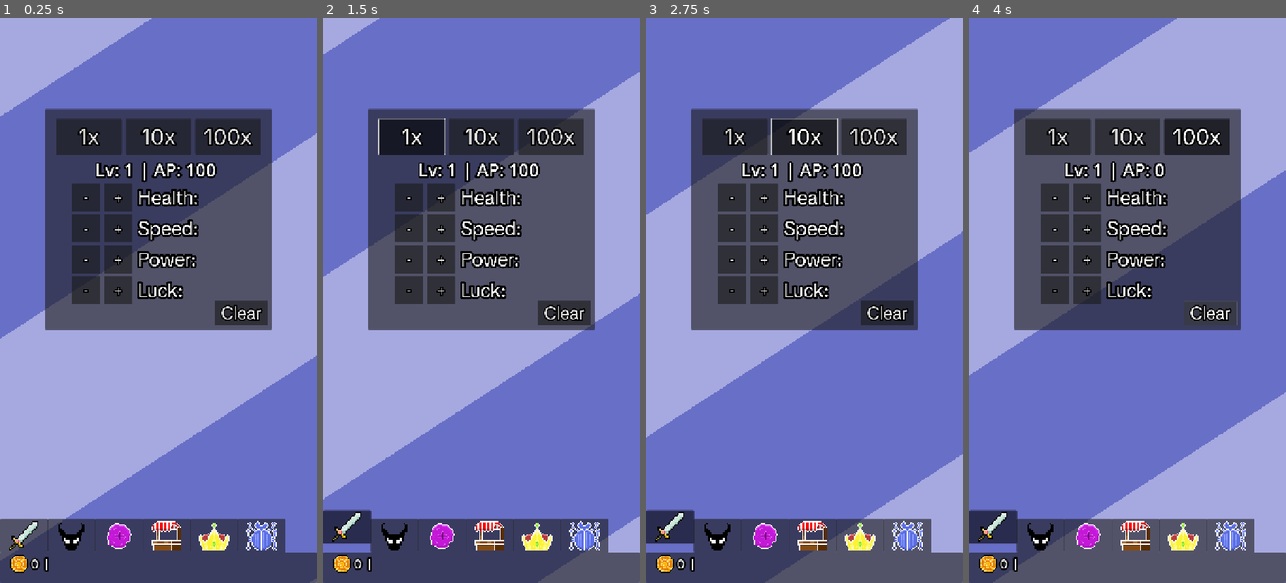
Above: before the commit, frames 1-4 (left to right).
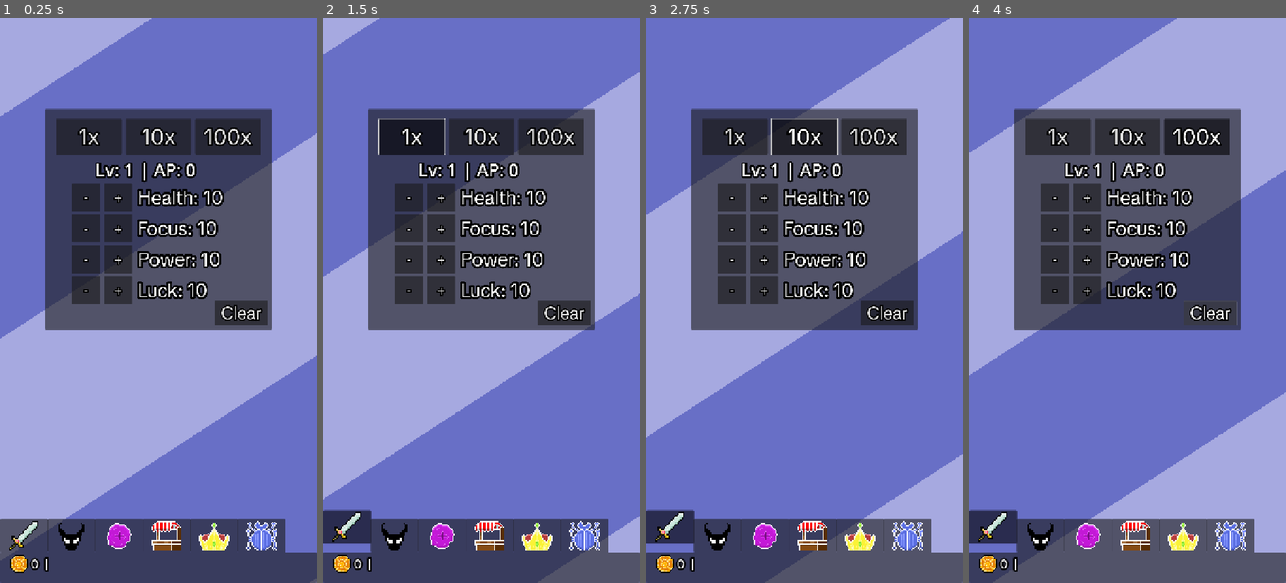
Above: after the commit, the same moments.

Repository: Nano95/project_RUNES
Game: Godot game, scene res://Scenes/Main.tscn
The game is run twice, just before and just after one commit, with the same random seed, the same clock (stepped at 60 frames per second) and the same inputs. The engine's default icon, where the game draws it, is replaced by a stand-in: a white triangle on a blue panel in a dark square.
Inputs (mouse positions are in pixels of both pictures, inside the frame that each line leads up to):
- Up to frame 1 (0.25 s): no input
- Up to frame 2 (1.5 s): click (348, 537) at 0.5 s; click "1x" at 1.25 s
- Up to frame 3 (2.75 s): click "10x" at 2 s
- Up to frame 4 (4 s): click "100x" at 2.75 s; click "Clear" at 3.5 s

The runs differ from the first frame. In frame 1, 1.2% of the frame differs, in the area x 43-71%, y 25-50%; in frame 2, 1.2%; in frame 3, 1.2%; in frame 4, 1.0%.
Error before the commit: Invalid access to property or key 'health' on a base object of type 'Dictionary'. (res://Scripts/StatsContainer.gd:146)

Commit message:
Extra slot blessing works and clean up

Diff:
--- /dev/null
+++ b/Resources/StatsButtonGroup.tres
@@ -0,0 +1,3 @@
+[gd_resource type="ButtonGroup" format=3 uid="uid://co53jn543oyn7"]
+
+[resource]
--- a/Scenes/BattleRuneButton.tscn
+++ b/Scenes/BattleRuneButton.tscn
@@ -21,6 +21,7 @@
 [node name="RuneButton1" type="Button"]
 custom_minimum_size = Vector2(155, 125)
 size_flags_horizontal = 3
+mouse_filter = 1
 icon = ExtResource("1_ss5nf")
 icon_alignment = 1
 expand_icon = true
--- a/Scenes/FightMenu.tscn
+++ b/Scenes/FightMenu.tscn
@@ -98,7 +98,7 @@
 script = ExtResource("1_ipivn")
 monster_grid_container = NodePath("Panel/Family/MarginContainer/GridContainer")
 location_grid_container = NodePath("Panel/Location/MarginContainer/GridContainer")
-rune_grid_container = NodePath("Panel/ChooseRunes/MarginContainer/GridContainer")
+rune_grid_container = NodePath("Panel/ChooseRunes/MarginContainer/ScrollContainer/GridContainer")
 start_button = NodePath("Panel/Fight")
 exit_button = NodePath("Panel/Close")
 my_button = ExtResource("2_0c1bx")
@@ -188,21 +188,23 @@
 
 [node name="MarginContainer" type="MarginContainer" parent="Panel/ChooseRunes"]
 layout_mode = 0
-offset_left = 7.4074364
-offset_top = 127.77771
-offset_right = 1237.4075
-offset_bottom = 697.7777
-theme_override_constants/margin_left = 15
+offset_left = 27.777805
+offset_top = 142.59253
+offset_right = 1218.5186
+offset_bottom = 537.037
 theme_override_constants/margin_top = 10
-theme_override_constants/margin_right = 15
-theme_override_constants/margin_bottom = 10
-
-[node name="GridContainer" type="GridContainer" parent="Panel/ChooseRunes/MarginContainer"]
-custom_minimum_size = Vector2(1200, 550)
+
+[node name="ScrollContainer" type="ScrollContainer" parent="Panel/ChooseRunes/MarginContainer"]
+custom_minimum_size = Vector2(1175, 0)
+layout_mode = 2
+vertical_scroll_mode = 3
+
+[node name="GridContainer" type="GridContainer" parent="Panel/ChooseRunes/MarginContainer/ScrollContainer"]
+custom_minimum_size = Vector2(1175, 372)
 layout_mode = 2
 theme_override_constants/h_separation = 35
 theme_override_constants/v_separation = 0
-columns = 4
+columns = 10
 
 [node name="ToggleMonsterInfo" type="Button" parent="Panel"]
 layout_mode = 0
--- a/Scenes/FightMenuRuneButton.tscn
+++ b/Scenes/FightMenuRuneButton.tscn
@@ -31,6 +31,7 @@
 offset_bottom = 374.0
 size_flags_horizontal = 3
 size_flags_vertical = 3
+mouse_filter = 1
 script = ExtResource("3_00aqc")
 
 [node name="Panel" type="Panel" parent="."]
@@ -38,11 +39,13 @@
 offset_right = 220.0
 offset_bottom = 295.6561
 scale = Vector2(1.25, 1.25)
+mouse_filter = 1
 
 [node name="Panel" type="Panel" parent="Panel"]
 layout_mode = 0
 offset_right = 220.0
 offset_bottom = 220.0
+mouse_filter = 1
 
 [node name="runeIcon" type="TextureRect" parent="Panel/Panel"]
 layout_mode = 1
@@ -60,6 +63,7 @@
 offset_top = 227.0
 offset_right = 220.5
 offset_bottom = 296.0
+mouse_filter = 1
 
 [node name="typeTexture" type="TextureRect" parent="Panel/Panel2"]
 visible = false
@@ -113,3 +117,4 @@
 anchor_bottom = 1.0
 grow_horizontal = 2
 grow_vertical = 2
+mouse_filter = 1
--- a/Scenes/StatsContainer.tscn
+++ b/Scenes/StatsContainer.tscn
@@ -2,7 +2,7 @@
 
 [ext_resource type="FontFile" uid="uid://dkwdv1gjlxyfy" path="res://TikTokSans_24pt-Regular.ttf" id="1_3e3wy"]
 [ext_resource type="Script" uid="uid://d2k3jgvrhrp00" path="res://Scripts/StatsContainer.gd" id="1_qrb63"]
-[ext_resource type="ButtonGroup" uid="uid://br2b15cqpspy" path="res://Resources/StatsButtonQty.tres" id="2_qrb63"]
+[ext_resource type="ButtonGroup" uid="uid://co53jn543oyn7" path="res://Resources/StatsButtonGroup.tres" id="2_qwnji"]
 [ext_resource type="PackedScene" path="res://Scenes/MyLabel.tscn" id="3_qwnji"]
 [ext_resource type="Shader" uid="uid://ckjvhxujvm14n" path="res://Shaders/ArcadeFlash.gdshader" id="4_78253"]
 
@@ -44,7 +44,7 @@
 focus_decrease_btn = NodePath("Panel/Labels/MinusFocus")
 power_decrease_btn = NodePath("Panel/Labels/MinusPower")
 luck_decrease_btn = NodePath("Panel/Labels/MinusLuck")
-button_group = ExtResource("2_qrb63")
+button_group = ExtResource("2_qwnji")
 
 [node name="Panel" type="Panel" parent="."]
 layout_mode = 0
@@ -68,7 +68,7 @@
 theme_override_fonts/font = ExtResource("1_3e3wy")
 theme_override_font_sizes/font_size = 100
 toggle_mode = true
-button_group = ExtResource("2_qrb63")
+button_group = ExtResource("2_qwnji")
 text = "1x"
 
 [node name="statsBtn2" type="Button" parent="Panel"]
@@ -86,7 +86,7 @@
 theme_override_fonts/font = ExtResource("1_3e3wy")
 theme_override_font_sizes/font_size = 100
 toggle_mode = true
-button_group = ExtResource("2_qrb63")
+button_group = ExtResource("2_qwnji")
 text = "10x"
 
 [node name="statsBtn3" type="Button" parent="Panel"]
@@ -104,7 +104,7 @@
 theme_override_fonts/font = ExtResource("1_3e3wy")
 theme_override_font_sizes/font_size = 100
 toggle_mode = true
-button_group = ExtResource("2_qrb63")
+button_group = ExtResource("2_qwnji")
 text = "100x"
 
 [node name="ClearButton" type="Button" parent="Panel"]
--- a/Scripts/DebugPanel.gd
+++ b/Scripts/DebugPanel.gd
@@ -43,10 +43,8 @@
 	#main_node.game_data.total_gold += qty_multiplier # Dont give it to total gold?? Avoids the stat getting inflated.
 
 func qty_button_pressed(toggled) -> void:
-	print("toggled ", toggled)
 	if !toggled: return
 	var button_pressed = button_group.get_pressed_button()
-	print("Name: ", button_pressed.name)
 	match button_pressed.name:
 		btn1000.name:
 			qty_multiplier = 1000
@@ -59,8 +57,6 @@
 		_:
 			qty_multiplier = 1000
 
-	print("-debug multi: ", qty_multiplier)
-
 
 func spawn_reset_panel() -> void:
 	var panel = confirmation_panel.instantiate()
--- a/Scripts/FightMenu.gd
+++ b/Scripts/FightMenu.gd
@@ -38,7 +38,12 @@
 	for btn in rune_grid_container.get_children():
 		btn.queue_free()
 
-	for i in range(1, 5):
+	var extra_slot_blessing = Utils.find_blessing_curse(true, "extra_rune_slot")
+	var bonus_buttons = 0
+	if (extra_slot_blessing.keys().size()):
+		bonus_buttons = 1 if (extra_slot_blessing["toggled"]) else 0
+
+	for i in range(1, 5 + bonus_buttons): # Exclusive
 		var selected_runes_data:Dictionary = main.game_data.selected_battle_runes
 		var slot:String = "slot" + str(i)
 		var btn := rune_button.instantiate() as FightMenuRuneButton
--- a/Scripts/GameController.gd
+++ b/Scripts/GameController.gd
@@ -198,7 +198,7 @@
 		main.game_data.total_run_monster_kills[monster.base.name] += 1
 	else:
 		main.game_data.total_run_monster_kills[monster.base.name] = 1
-	var final_exp = Utils.calculate_exp(monster.base.exp_reward, "exp")
+	var final_exp = Utils.calculate_reward(monster.base.exp_reward, "exp")
 	emit_signal("gained_exp", final_exp)
 	round_gained_exp += final_exp
 
@@ -207,7 +207,6 @@
 
 	var game_over = check_if_all_monsters_dead(false)
 	if (game_over): return # would adding the win game situation here cause it to happen too many times if multiple monsters die from poison at the same time?
-
 
 func prune_dead_monsters(): # iterate a shallow copy to avoid mutation issues
 	for monster in monsters.duplicate():
--- a/Scripts/GameUI.gd
+++ b/Scripts/GameUI.gd
@@ -39,8 +39,17 @@
 	if !(is_instance_valid(game_controller)): return
 	if (!main.game_data.selected_battle_runes): return
 	rune_buttons = {}
-	var counter:int = 0
-	for rune_name in main.game_data.selected_battle_runes.values():
+
+	var rune_name:String = ""
+	var extra_slot_blessing = Utils.find_blessing_curse(true, "extra_rune_slot")
+	var bonus_buttons = 0
+	var selected_runes = main.game_data.selected_battle_runes.values()
+	if (extra_slot_blessing.keys().size()):
+		bonus_buttons = 1 if (extra_slot_blessing["toggled"]) else 0
+
+	for counter in range(0, 4 + bonus_buttons): # Exclusive
+		if (selected_runes[counter] == null): continue
+		rune_name = selected_runes[counter]
 		if (rune_name == null):
 			continue
 		var current_rune = RuneDatabase.runes[rune_name]
--- a/Scripts/Main.gd
+++ b/Scripts/Main.gd
@@ -223,19 +223,19 @@
 		if backup != null:
 			game_data = backup.duplicate(true)
 			save_game() # Save it back as the main file
-			print("Restored from backup.")
+			print_debug("Restored from backup.")
 		else:
-			print("Backup file exists but couldn't be loaded. TRYING AGAIN")
+			print_debug("Backup file exists but couldn't be loaded. TRYING AGAIN")
 			backup = ResourceLoader.load(backup_path)
 			if backup != null:
 				game_data = backup.duplicate(true)
 				save_game() # Save it back as the main file
-				print("Restored from backup.")
+				print_debug("Restored from backup.")
 			else:
 				# wellp.
 				reset_data()
 	else:
-		print("No save or backup found. Creating new player data.")
+		print_debug("No save or backup found. Creating new player data.")
 		reset_data()
 
 # ⚠️ Do NOT replace the entire game_data resource.
--- a/Scripts/MenuSideButtons.gd
+++ b/Scripts/MenuSideButtons.gd
@@ -28,21 +28,18 @@
 
 
 func play_selected() -> void:
-	print("-test selected")
 	var t := create_tween()
 	t.tween_property(self, "position:y", original_position.y - 20, 0.15)\
 		.set_trans(Tween.TRANS_SINE)\
 		.set_ease(Tween.EASE_OUT)
 
 func play_unselected() -> void:
-	print("- unselected")
 	var t := create_tween()
 	t.tween_property(self, "position:y", original_position.y, 0.15)\
 		.set_trans(Tween.TRANS_SINE)\
 		.set_ease(Tween.EASE_OUT)
 
 func _on_toggled(pressed: bool) -> void:
-	print("- pressed ", pressed)
 	if pressed:
 		play_selected()
 	else:
--- a/Scripts/StatsContainer.gd
+++ b/Scripts/StatsContainer.gd
@@ -28,6 +28,9 @@
 
 var main:MainNode
 func _ready() -> void:
+	btn1.toggled.connect(qty_button_pressed)
+	btn10.toggled.connect(qty_button_pressed)
+	btn100.toggled.connect(qty_button_pressed)
 	health_increase_btn.pressed.connect(add_subtract_stats.bind(true, STAT_NAMES.HEALTH))
 	focus_increase_btn.pressed.connect(add_subtract_stats.bind(true, STAT_NAMES.FOCUS))
 	power_increase_btn.pressed.connect(add_subtract_stats.bind(true, STAT_NAMES.POWER))
@@ -37,6 +40,7 @@
 	power_decrease_btn.pressed.connect(add_subtract_stats.bind(false, STAT_NAMES.POWER))
 	luck_decrease_btn.pressed.connect(add_subtract_stats.bind(false, STAT_NAMES.LUCK))
 	clear_stats_btn.pressed.connect(reset_all_ap)
+	recalc_player_stats()
 
 func qty_button_pressed(toggled) -> void:
 	if !toggled: return
--- a/Scripts/Utils.gd
+++ b/Scripts/Utils.gd
@@ -162,6 +162,14 @@
 
 	return int(ceil(base_amount * (1.0 + bonus)))
 
+func find_blessing_curse(is_blessing:bool, id_to_find:String) -> Dictionary:
+	var arr = main_node.game_data.blessings if (is_blessing) else main_node.game_data.curses
+	for item in arr:
+		if (item.id == id_to_find):
+			return item
+
+	return {}
+
 func spawn_reward_label(pos: Vector2, amount: int) -> void:
 	# Instance the label
 	var label: Label = my_label.instantiate()
Not shown: 1 places in Scenes/BattleRuneButton.tscn that only renumber resources
